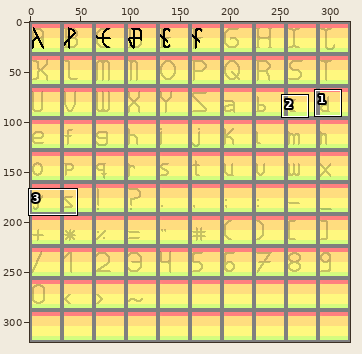
Edited in one commit: pixel-art file (ElementalWard/Assets/ElementalWard/Base/Core/Font.ase). The first picture is a wide view before the edit; the outline marks the close-up.
Close-up. Before the commit:
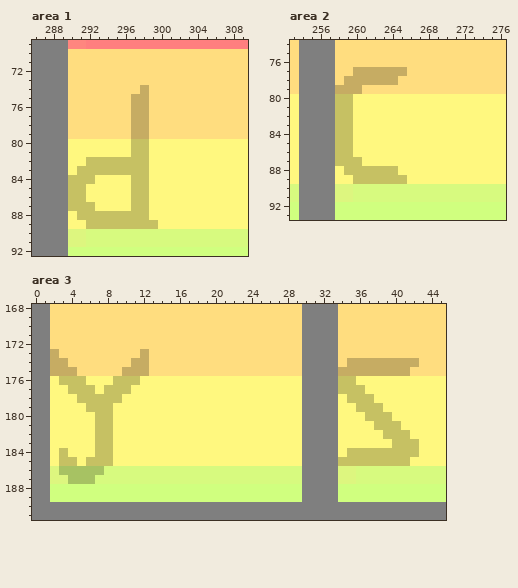
320x320 pixels, 1 frame. Colours within 5 levels of each other are drawn and written as one. Shown: area 1: x 286..309, y 69..92; area 2: x 253..276, y 74..93; area 3: x 0..45, y 168..191. The commit also changed other parts of the picture, which this record leaves out.
And afterwards:
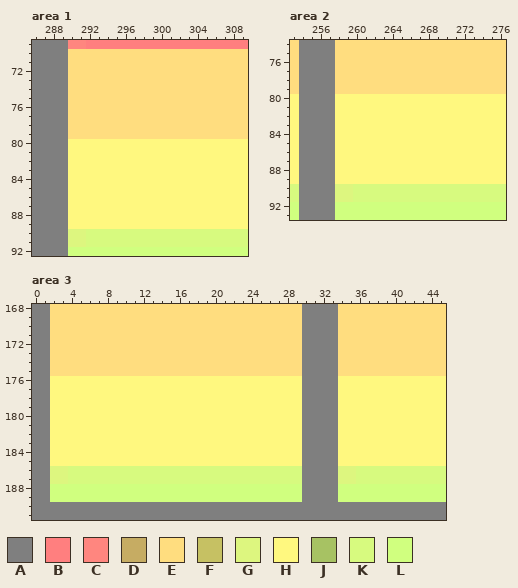
Palette (. is transparent): A #7f7f7f  B #ff7f7f  C #ff867f  D #c6ac63  E #ffdd7f  F #c6c163  G #ddf67f  H #fff87f  J #a7c263  K #d7fa7f  L #d0ff7f
What changed:
layer "Font" now hidden
Area 1:
Colour E replaces colour D in row 74 at x 298; in rows 75 to 79 at x 297 to 298.
Colour H replaces colour F in rows 80 to 81 at x 297 to 298; in row 82 at x 292 to 298; in row 83 at x 291 to 298; in row 84 at x 290 to 292 and 297 to 298; in rows 85 to 86 at x 290 to 291 and 297 to 298; in row 87 at x 290 to 292 and 297 to 298.
Colour H replaces colour F in row 88 at x 291 to 298; in row 89 at x 292 to 299.
Area 2:
Colour E replaces colour D in row 77 at x 260 to 265; in row 78 at x 259 to 264; in row 79 at x 258 to 260.
Colour H replaces colour F in rows 80 to 86 at x 258 to 259; in row 87 at x 258 to 260; in row 88 at x 259 to 264; in row 89 at x 260 to 265.
Area 3:
Colour E replaces colour D in row 173 at x 2 and 12; in row 174 at x 2 to 3, 11 to 12 and 35 to 42; in row 175 at x 2 to 4, 10 to 12 and 34 to 41.
Colour G replaces colour J in row 186 at x 3.
Colour H replaces colour F in row 176 at x 3 to 5, 9 to 11 and 34 to 35; in row 177 at x 4 to 6, 8 to 10 and 34 to 36; in row 178 at x 5 to 9 and 35 to 37; in row 179 at x 6 to 8 and 36 to 38; in row 180 at x 7 to 8 and 37 to 39; in row 181 at x 7 to 8 and 38 to 40.
Colour H replaces colour F in row 182 at x 7 to 8 and 39 to 41; in row 183 at x 7 to 8 and 40 to 42; in row 184 at x 3, 7 to 8 and 35 to 42; in row 185 at x 3 to 4, 6 to 8 and 34 to 41.
Colour K replaces colour J in row 186 at x 4 to 7; in row 187 at x 4 to 6.
Pixel boxes of the changes (left, top, right, bottom) in both close-ups:
changed: (68, 85, 158, 229)
changed: (335, 67, 407, 184)
changed: (50, 349, 149, 484)
changed: (338, 358, 419, 466)
